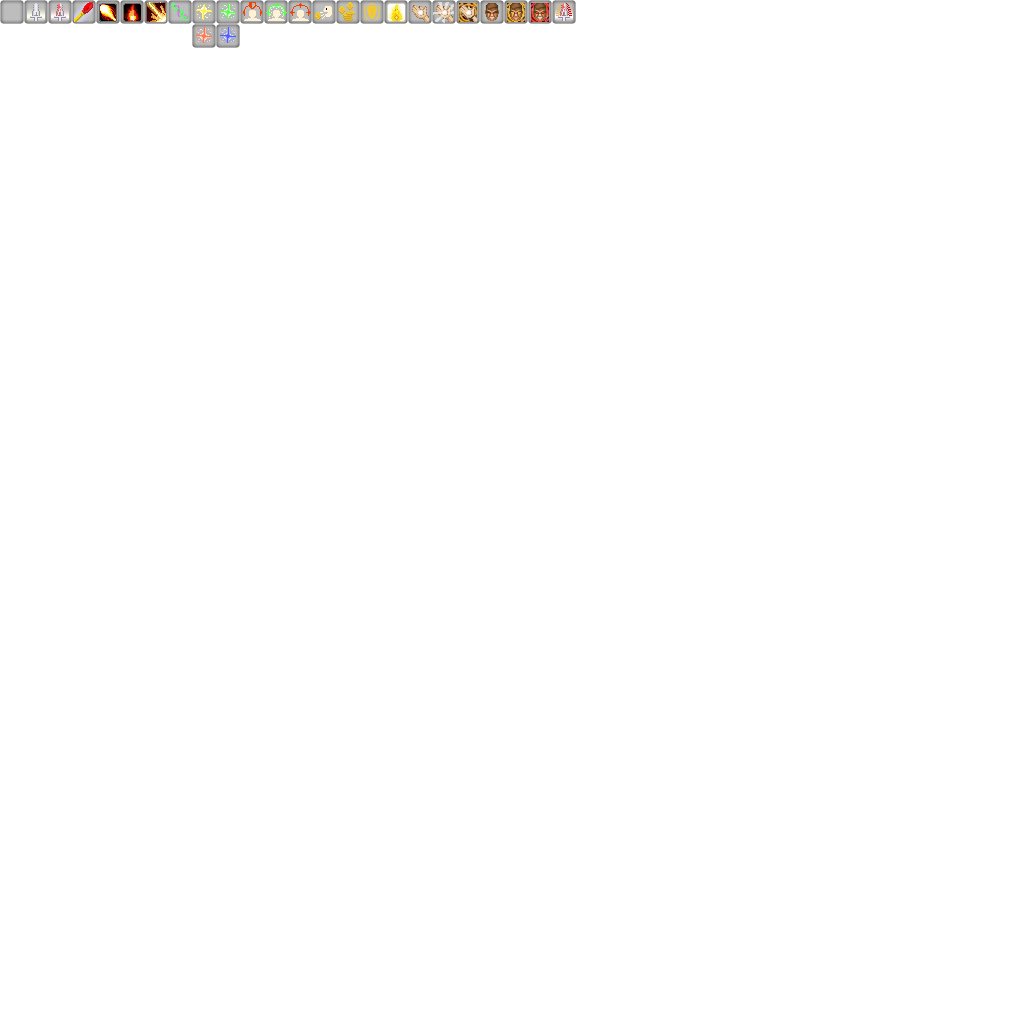
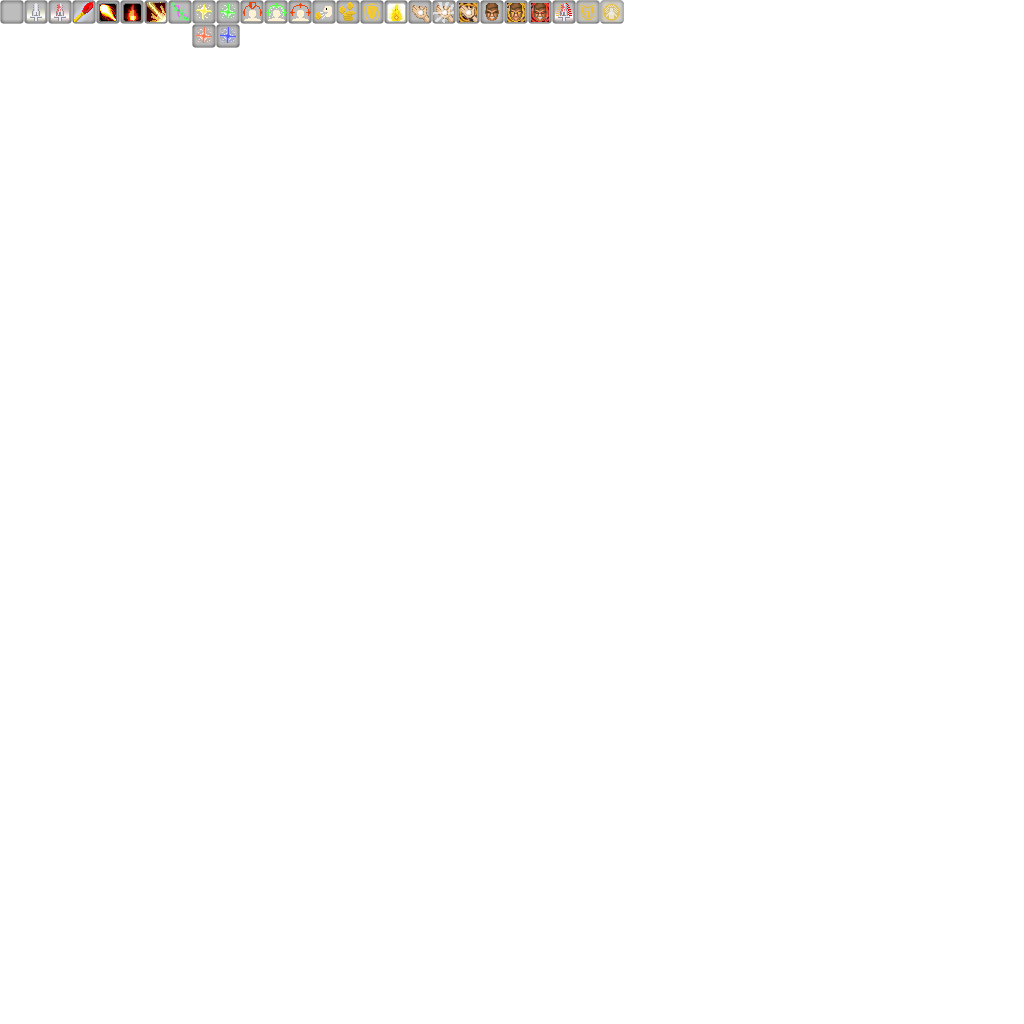
Before/after of a (1024, 1024) layered artwork. What changed in the layer stack:
added group "holy shield" with 4 layers above "sacred chant" over [600, 0, 624, 24]
added layer "Layer 25" in group "holy shield" over [605, 5, 618, 19]
added layer "Shape 2" in group "holy shield" over [604, 5, 619, 20]
added layer "Layer 24 copy" in group "holy shield" over [601, 1, 623, 22]
added layer "Shape 1 copy 27" in group "holy shield" over [600, 0, 624, 24]
added group "sacred chant" with 3 layers above "retribution" over [576, 0, 600, 24]
added layer "Layer 1 copy 7" in group "sacred chant" over [580, 5, 596, 20]
added layer "Layer 24" in group "sacred chant" over [577, 1, 599, 22]
added layer "Shape 1 copy 26" in group "sacred chant" over [576, 0, 600, 24]
